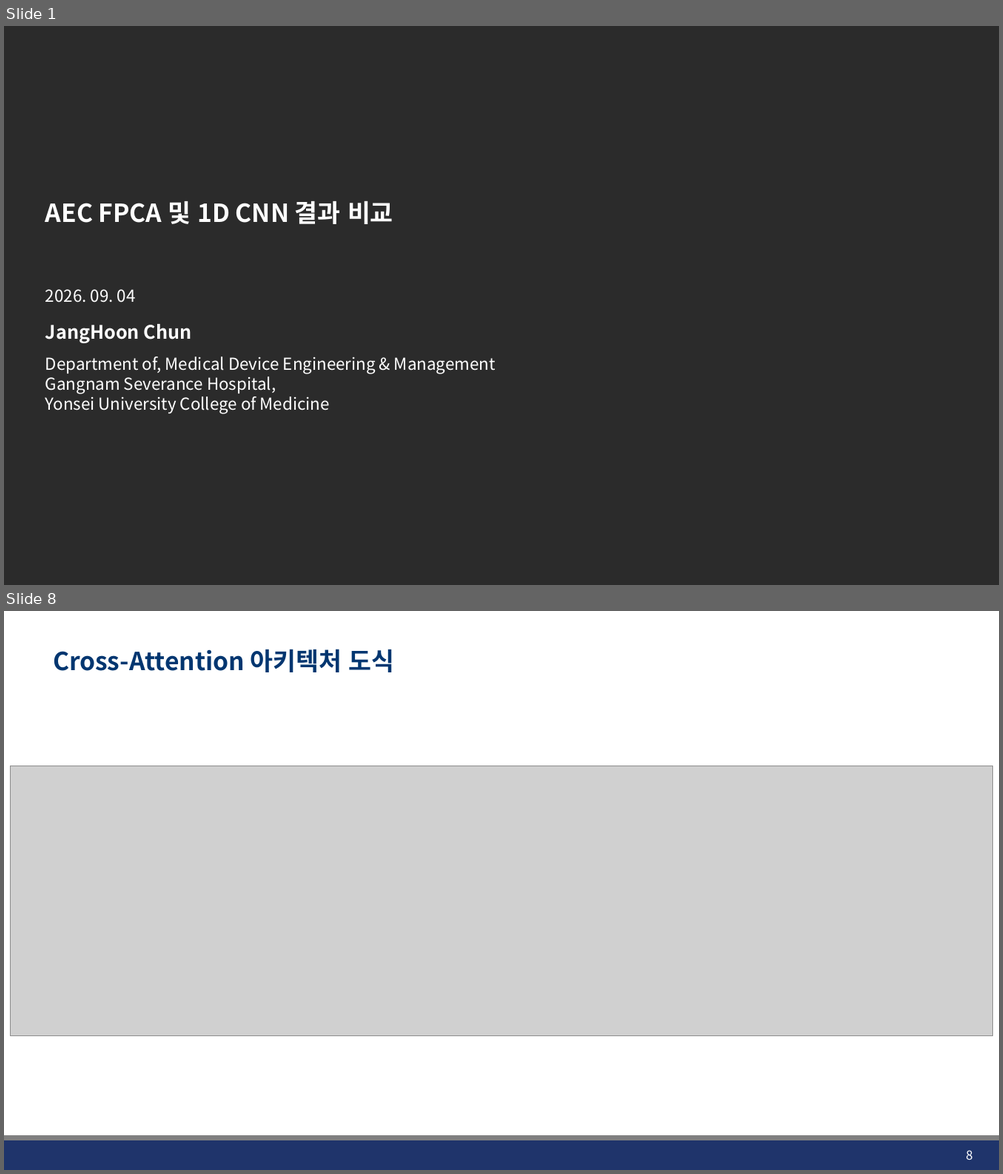
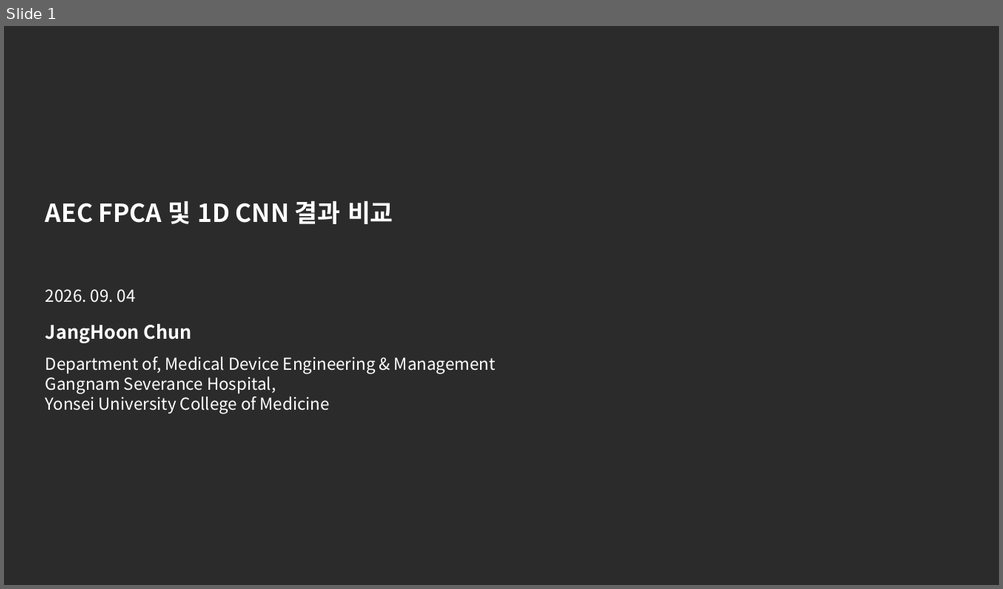
Before and after one commit to JHWannabe/Clinical_Study, a slide deck: docs/260904_AEC FPCA 및 1D CNN 결과 비교.pptx. Shown one above the other, each under a label of ours: slides 1 and 8 before the commit, slide 1 after it; the slides between them are not shown. The pictures are 1003x1174 and 1003x589 pixels, drawn with LibreOffice and Linux fonts; fonts in the diff are those of the drawing; grey boxes stand for pictures; background and template pictures are left out; a plain dark background stands for a picture behind light text. Boxes give left, top, right and bottom in pixels: in the first picture for what was removed or moved away, otherwise in the second. Text is boxed around its words. In the diff, an @@ line names an element or a change of style, - is before the commit and + after.

```diff
--- a/docs/260904_AEC FPCA 및 1D CNN 결과 비교.pptx
+++ b/docs/260904_AEC FPCA 및 1D CNN 결과 비교.pptx
@@ slide 8 removed at <box>4,611,999,1170</box>, background #FFFFFF @@
@@ title removed at <box>53,649,395,672</box> @@
-Cross-Attention 아키텍처 도식
@@ picture removed at <box>11,766,993,1037</box> @@
@@ rectangle removed at <box>4,1141,999,1170</box> @@
@@ line removed from (4, 1139) to (999, 1139) @@
@@ page number removed at <box>965,1150,972,1160</box> @@
-8
```
Also in this commit, not shown: 3 slides changed, 4 slides added, 12 other slides removed, 15 other files.
